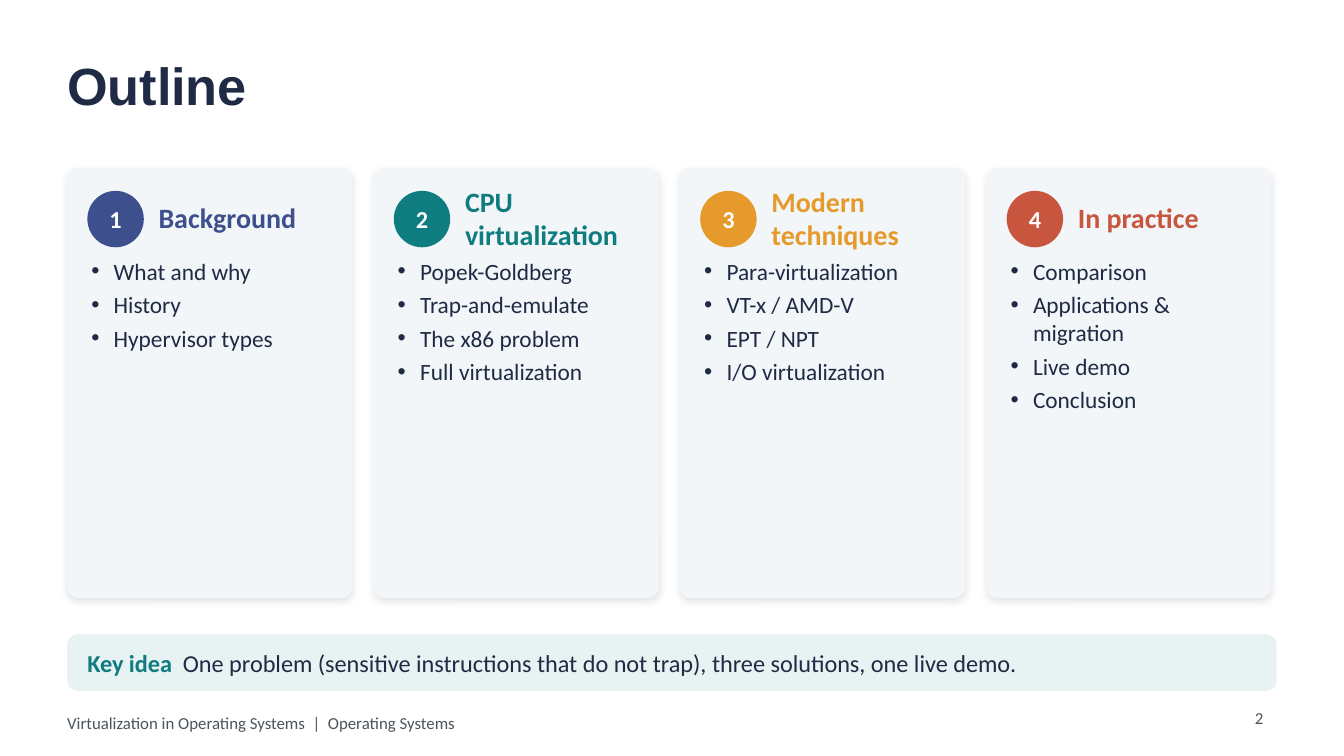
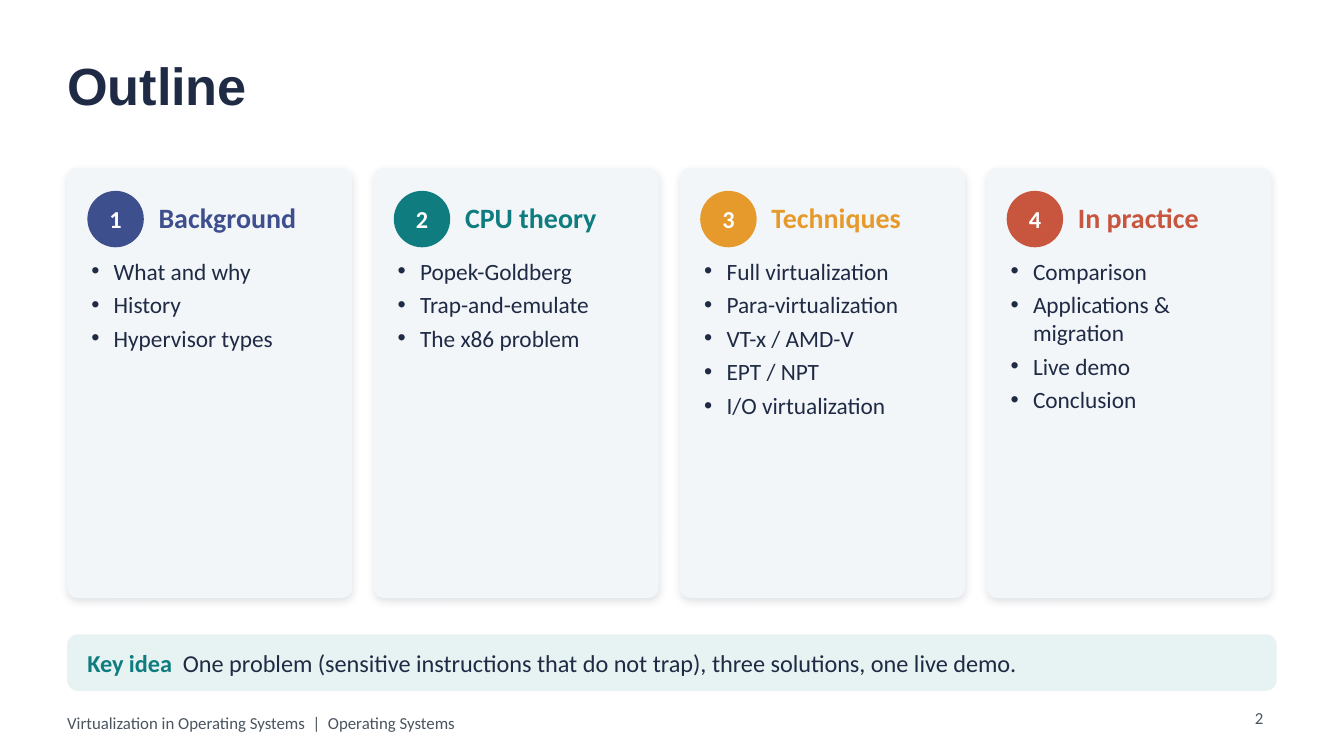
Before and after one commit to aliyassine22/OS-Virtualization, a slide deck: slide 2 of presentation/powerpoint/Virtualization_in_OS.pptx. Drawn at 1344x756 pixels with LibreOffice and Linux fonts; fonts in the diff are those of the drawing. Boxes give left, top, right and bottom in pixels: in the first picture for what was removed or moved away, otherwise in the second. Text is boxed around its words. In the diff, an @@ line names an element or a change of style, - is before the commit and + after.

```diff
--- a/presentation/powerpoint/Virtualization_in_OS.pptx
+++ b/presentation/powerpoint/Virtualization_in_OS.pptx
@@ text at <box>465,208,596,233</box>: text changed @@
-CPU virtualization
+CPU theory
@@ text at <box>771,208,900,233</box>: text changed @@
-Modern techniques
+Techniques
@@ text at <box>727,263,888,280</box>: paragraph added @@
+• Full virtualization
@@ text at <box>420,363,582,380</box>: paragraph removed @@
-• Full virtualization
```
Also in this commit, not shown: 13 other slides changed, 2 slides added, 16 other files.
